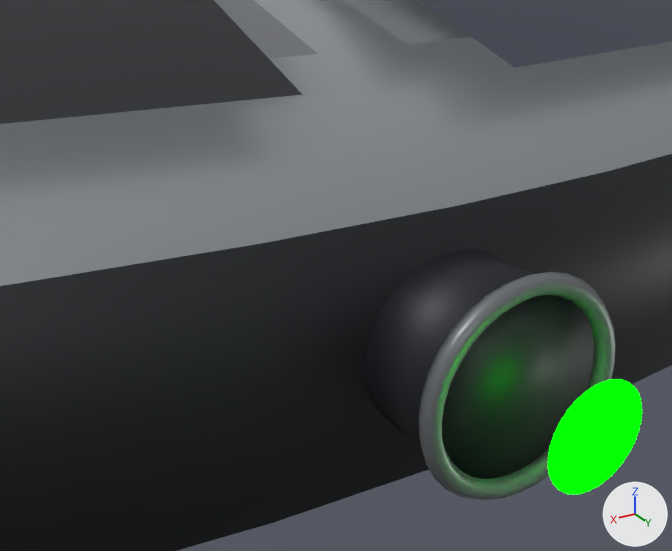
The glTF model ThoriumGap_JS/models/Ship_FlyingSaucer_779051.glb as it was, and as the next commit left it.
Before and after are seen from a camera (50 mm lens) standing at (0.347, 3.364, 0.284) and looking at (0.104, 2.961, 0.082). The axes (+X, +Y, +Z) are drawn at lower right. The lights are the same throughout. The picture after the commit comes second. Where no turn or scale is listed for an object, it has been applied to the vertices.

Before the edit, the objects in view are built like this:
```python
ob_paintdarkequator_topsegment_04 = bpy.data.objects.new('PaintDarkEquator_TopSegment_04', me_paintdarkequator_topsegment_04_mesh)
ob_paintdarkequator_topsegment_04.location = (0.0, 0.0, 0.0)
ob_rimarmorsegment_06_upperhullplate = bpy.data.objects.new('RimArmorSegment_06_UpperHullPlate', me_rimarmorsegment_06_upperhullplate_mesh)
ob_rimarmorsegment_06_upperhullplate.location = (0.0, 0.0, 0.0)
ob_weaponemitter = bpy.data.objects.new('WeaponEmitter', me_weaponemitter)
ob_weaponemitter.location = (0.0, 0.0, 0.0)
# also in view: 'RimArmorSegment_05_UpperHullPlate' at (0.351, 2.491, 0.247); 'WeaponPortRim_Center_DarkRimRing' at (0.0, 3.003, 0.0); 'WeaponPort_Center_ForwardRimSleeve' at (0.0, 2.944, 0.0); 'Hull_LenticularThickDiscBody' at (0.0, 0.082, 0.025); 'PaintDarkEquator_TopSegment_03' at (0.584, 2.546, 0.225)
```
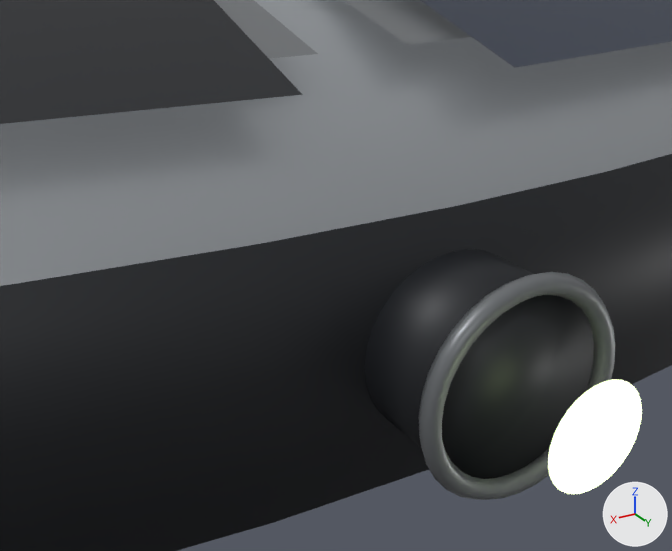
The edits, one by one:
In material 'WeaponGlow' (mat_weaponglow), emission_color goes from (0.0, 1.0, 0.0) (green #00ff00) to (0.33, 0.4, 0.22) (greyish green #9baa81).

Boxes [x1, y1, x2, y2] around the edits, measured in the pictures (672 x 551 px):
'WeaponEmitter', recoloured (lighter): [548, 379, 642, 494] in both
